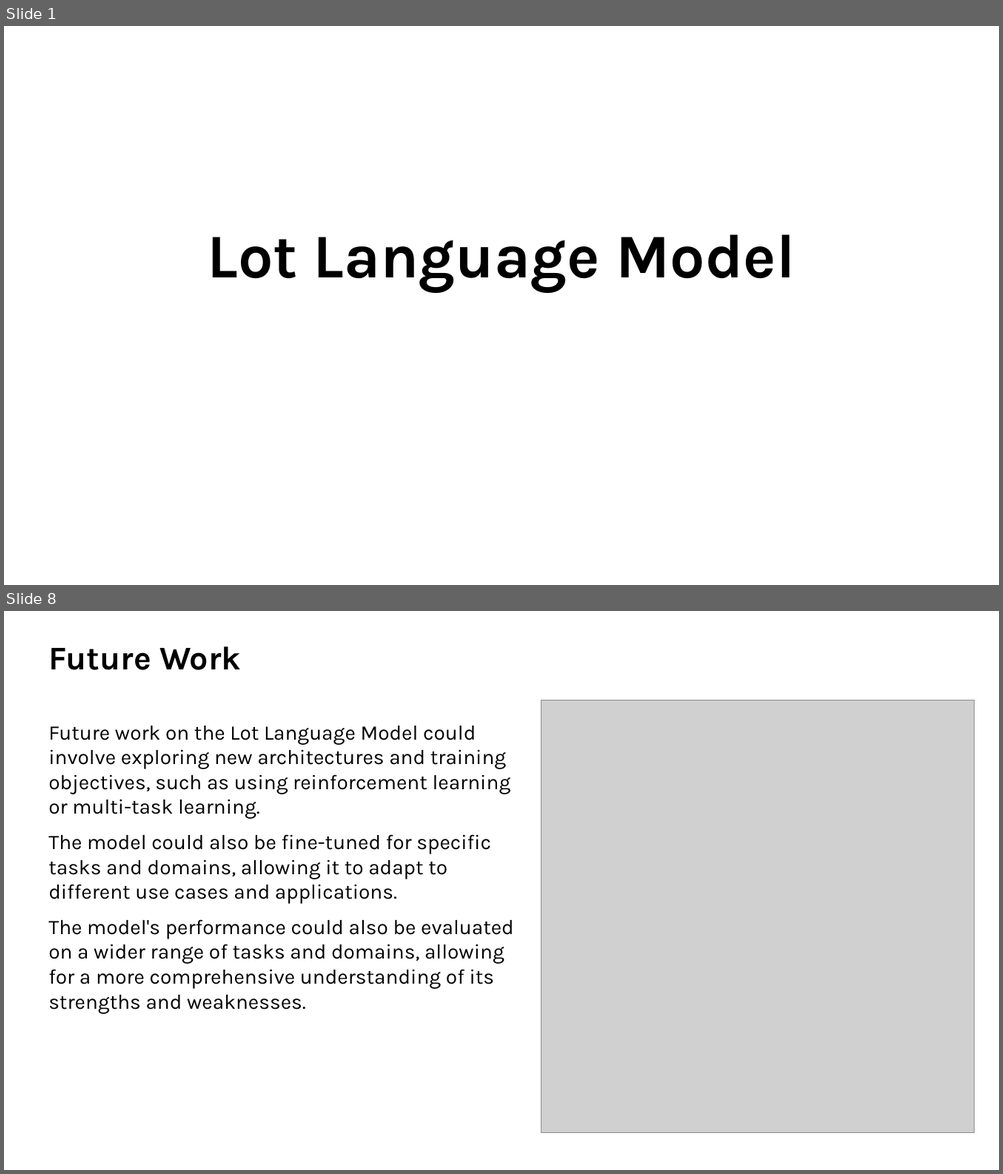
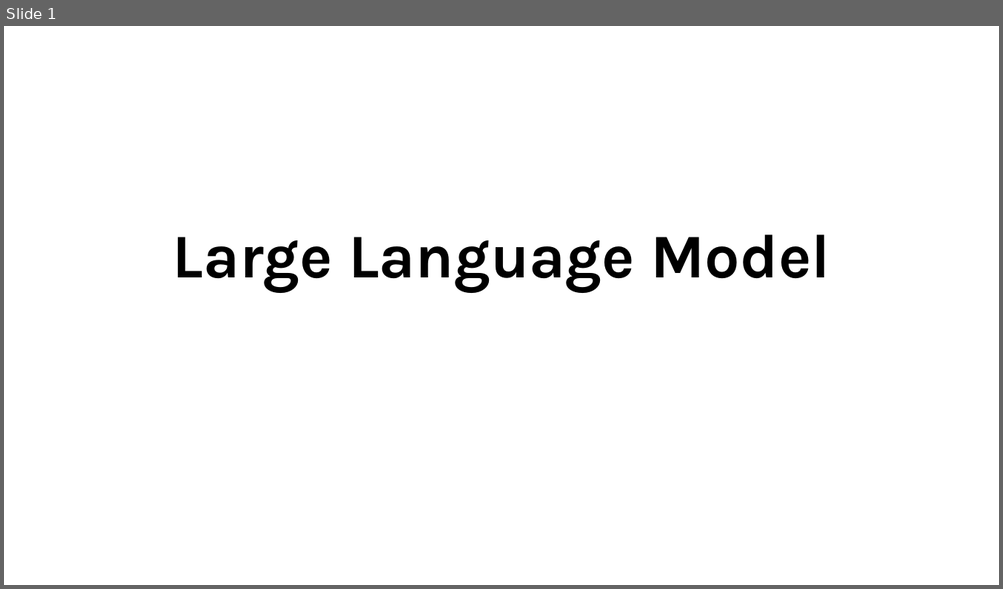
Before and after one commit to Hariprasath-2218/AURA, a slide deck: output.pptx. Shown one above the other, each under a label of ours: slides 1 and 8 before the commit, slide 1 after it; the slides between them are not shown. The pictures are 1003x1174 and 1003x589 pixels, drawn with LibreOffice and Linux fonts; fonts in the diff are those of the drawing; grey boxes stand for pictures; background and template pictures are left out. Boxes give left, top, right and bottom in pixels: in the first picture for what was removed or moved away, otherwise in the second. Text is boxed around its words. In the diff, an @@ line names an element or a change of style, - is before the commit and + after.

```diff
--- a/output.pptx
+++ b/output.pptx
@@ slide 8 removed at (4, 611, 999, 1170), background picture (left out) @@
@@ text removed at (48, 647, 241, 670) @@
-Future Work
@@ picture removed at (541, 701, 974, 1133) @@
@@ text removed at (48, 726, 514, 1014) @@
-Future work on the Lot Language Model could involve exploring new architectures and training objectives, such as using reinforcement learning or multi-task learning.
-The model could also be fine-tuned for specific tasks and domains, allowing it to adapt to different use cases and applications.
-The model's performance could also be evaluated on a wider range of tasks and domains, allowing for a more comprehensive understanding of its strengths and weaknesses.
@@ slide 1 changed as well @@
@@ text at (173, 235, 831, 292): text changed @@
-Lot Language Model
+Large Language Model
```
Also in this commit, not shown: 4 other slides changed, 3 slides added, 2 other slides removed, 3 other files.
